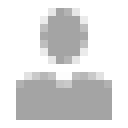
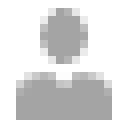
Comparing the layer stacks of the two (128, 128) images. Changes:
painted on "New Layer" over (x1=16, y1=80, x2=112, y2=96)
